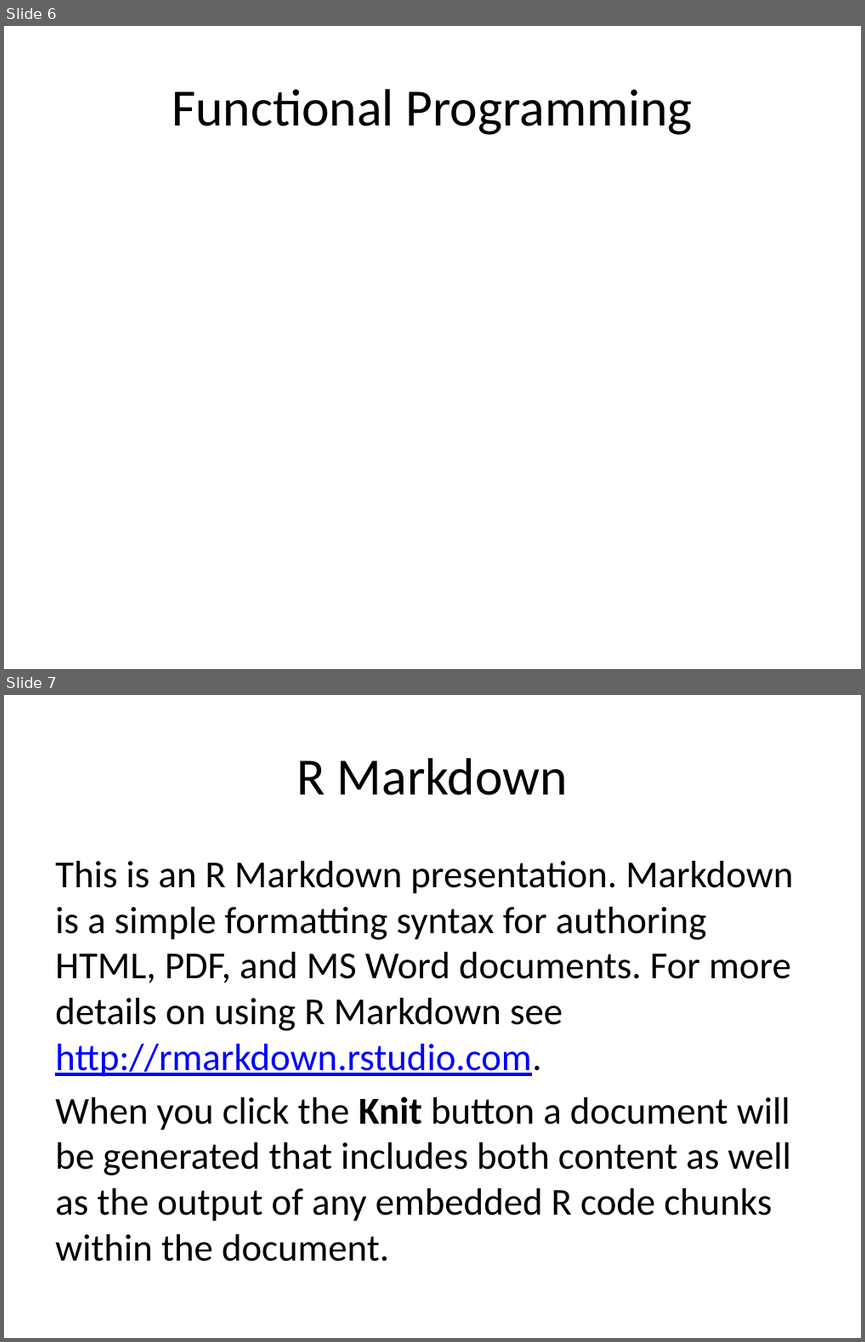
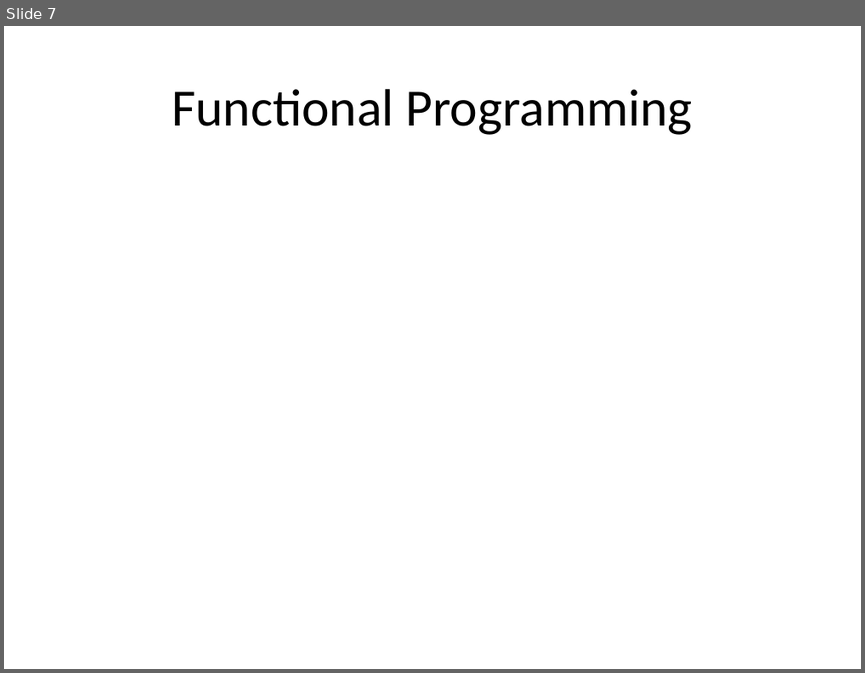
Before and after one commit to jmgraham30/SWBmodules, a slide deck: slides/iteration_with_purrr.pptx. Shown one above the other, each under a label of ours: slides 6 and 7 before the commit, slide 7 after it. The pictures are 865x1342 and 865x673 pixels, drawn with LibreOffice and Linux fonts; fonts in the diff are those of the drawing. Boxes give left, top, right and bottom in pixels: in the first picture for what was removed or moved away, otherwise in the second. Text is boxed around its words. In the diff, an @@ line names an element or a change of style, - is before the commit and + after.

```diff
--- a/slides/iteration_with_purrr.pptx
+++ b/slides/iteration_with_purrr.pptx
@@ slide 7 removed at <box>4,695,861,1338</box>, background #FFFFFF @@
@@ title removed at <box>297,758,568,795</box> @@
-R Markdown
@@ text removed at <box>55,861,793,1261</box> @@
-This is an R Markdown presentation. Markdown is a simple formatting syntax for authoring HTML, PDF, and MS Word documents. For more details on using R Markdown see http://rmarkdown.rstudio.com.
-When you click the Knit button a document will be generated that includes both content as well as the output of any embedded R code chunks within the document.
@@ what was slide 6 is now slide 7 @@
```
Also in this commit, not shown: 2 slides changed, 2 slides added, 4 other slides removed, 1 other file.
